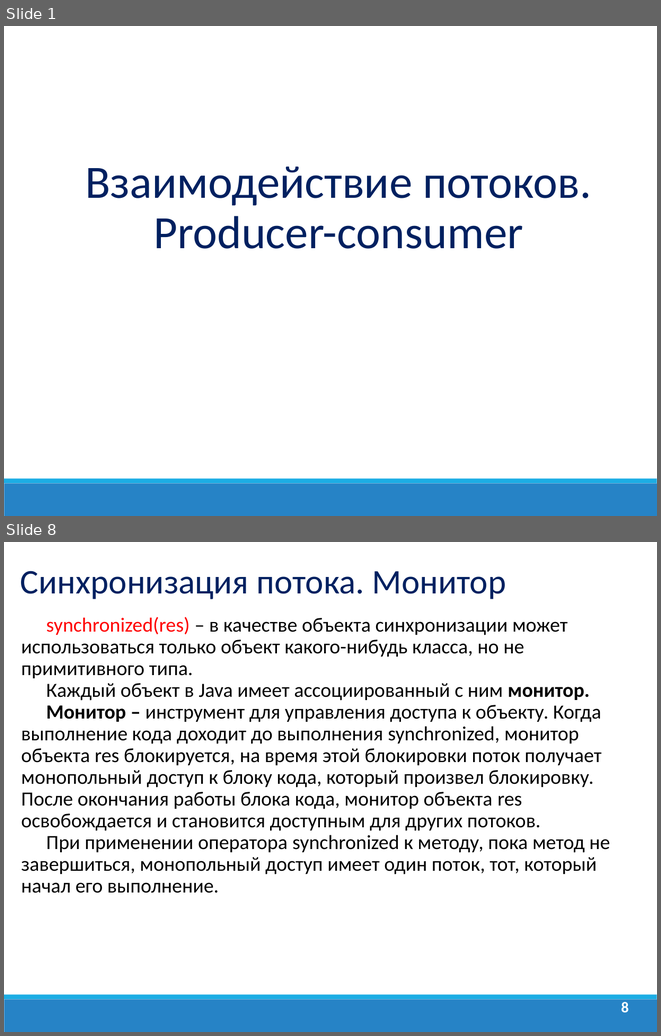
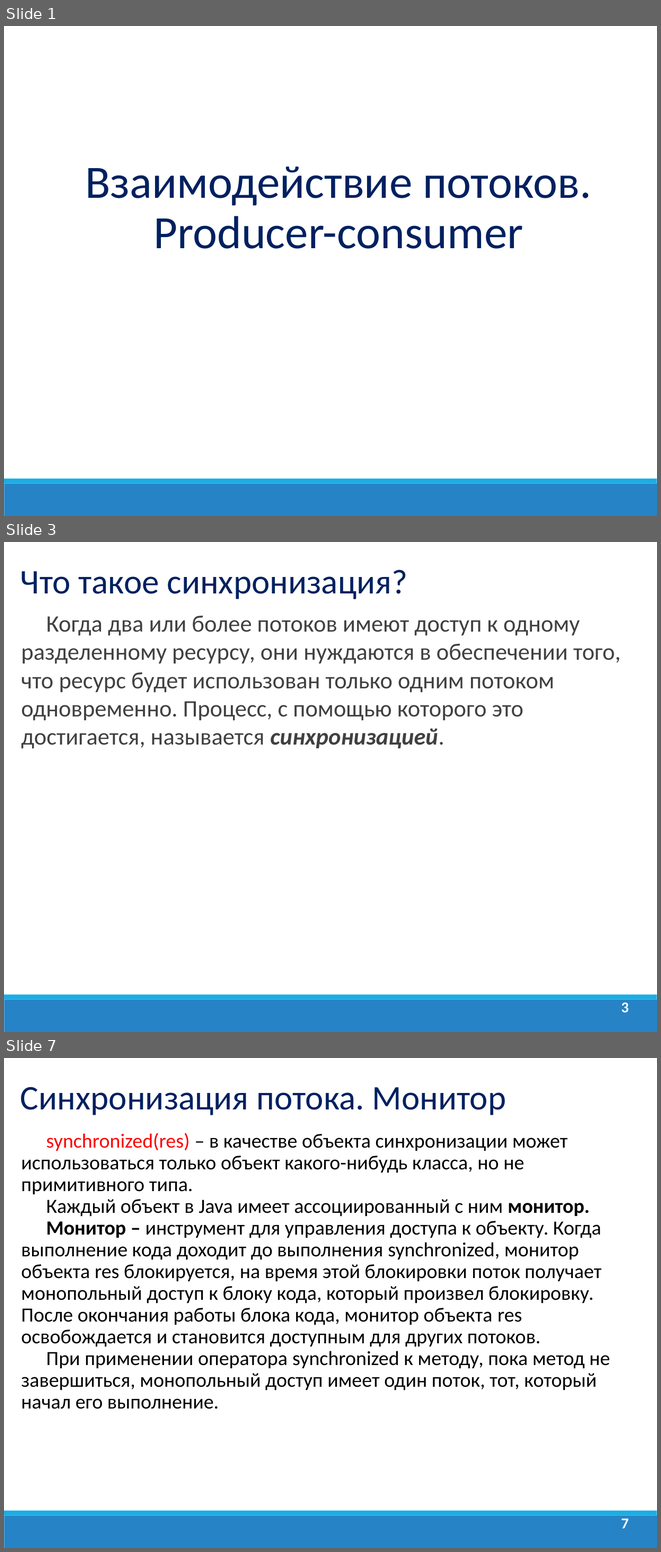
Before and after one commit to dmitry-academy/academy_old, a slide deck: academy/resources/presentations/Многопоточность/Java_Lection_19. Взаимодействие потоков. Producer-consumer.ppt. Shown one above the other, each under a label of ours: slides 1 and 8 before the commit, slides 1, 3 and 7 after it; the slides between them are not shown. The pictures are 661x1036 and 661x1552 pixels, drawn with LibreOffice and Linux fonts; fonts in the diff are those of the drawing; background and template pictures are left out. Boxes give left, top, right and bottom in pixels: in the first picture for what was removed or moved away, otherwise in the second. Text is boxed around its words. In the diff, an @@ line names an element or a change of style, - is before the commit and + after.

```diff
--- a/academy/resources/presentations/Многопоточность/Java_Lection_19. Взаимодействие потоков. Producer-consumer.ppt
+++ b/academy/resources/presentations/Многопоточность/Java_Lection_19. Взаимодействие потоков. Producer-consumer.ppt
@@ slide 3 added at <box>4,542,657,1032</box>, background #FFFFFF; not listed: 2 template elements that a slide beside it also shows @@
@@ text added at <box>20,570,408,599</box>, 38 pt, text #002060 @@
+Что такое синхронизация?
@@ text added at <box>21,616,621,749</box>, 26 pt, text #404040 @@
+Когда два или более потоков имеют доступ к одному разделенному ресурсу, они нуждаются в обеспечении того, что ресурс будет использован только одним потоком одновременно. Процесс, с помощью которого это достигается, называется синхронизацией.
@@ page number added at <box>621,1002,628,1012</box>, 16.6 pt, text #FFFFFF, bold @@
+3
@@ what was slide 8 is now slide 7 @@
@@ page number at <box>621,1518,628,1528</box>: text changed @@
-8
+7
```
Also in this commit, not shown: 3 slides changed, 6 other slides added, 4 slides removed, 9 other files.
